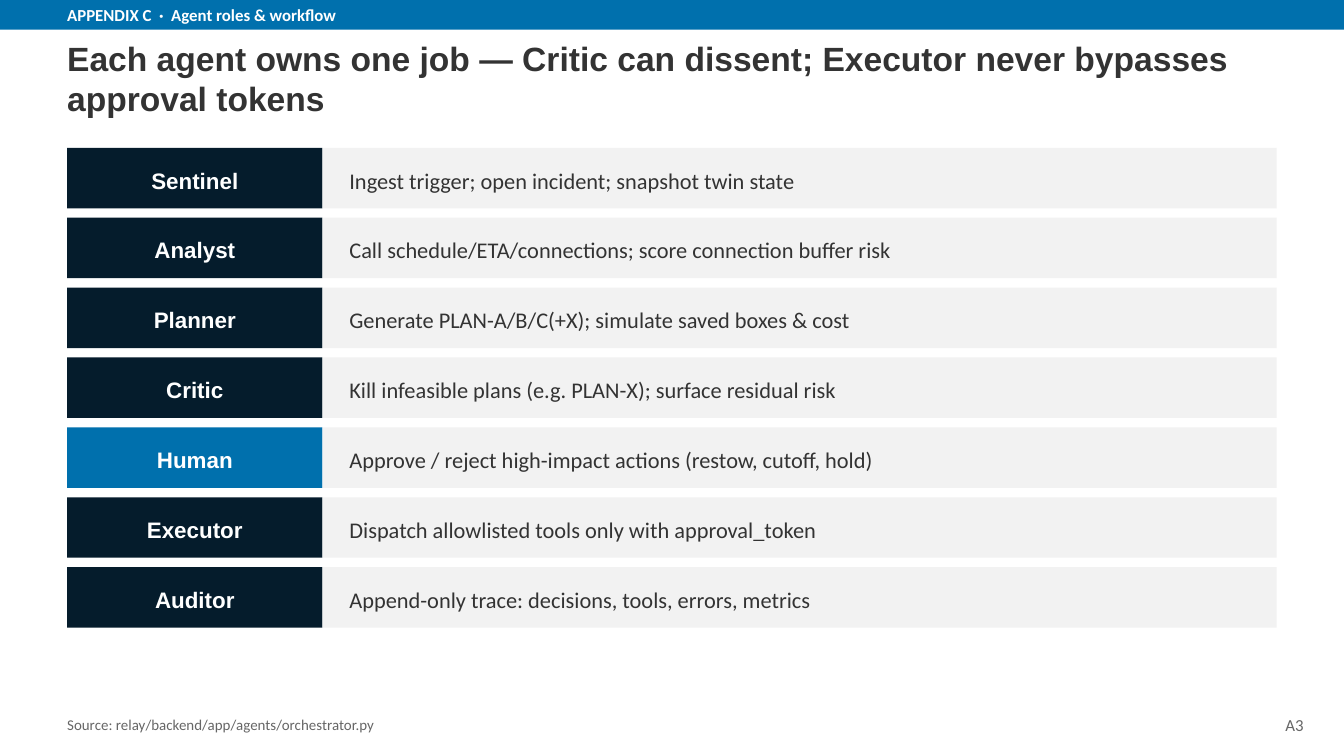
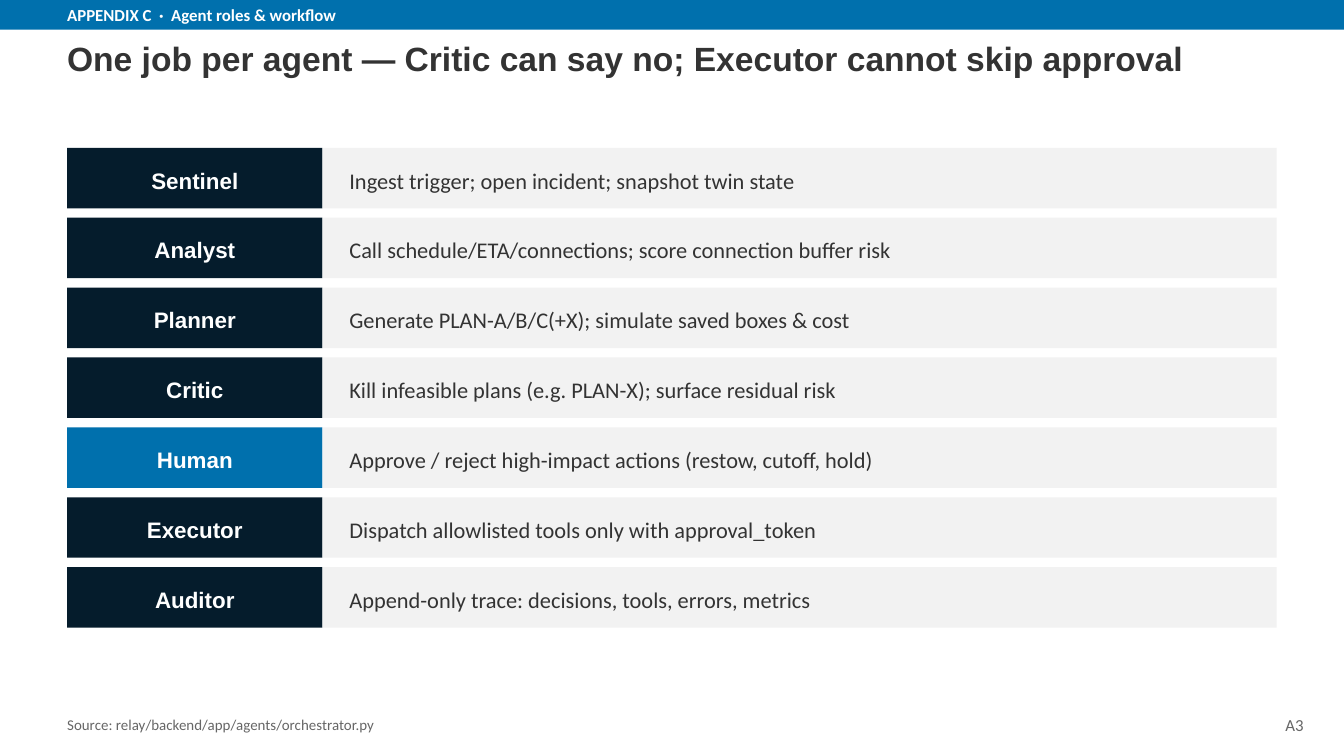
Before and after one commit to piyaphat38030/psa-relay, a slide deck: slide 13 of deliverables/RELAY_Presentation.pptx. Drawn at 1344x756 pixels with LibreOffice and Linux fonts; fonts in the diff are those of the drawing. Boxes give left, top, right and bottom in pixels: in the first picture for what was removed or moved away, otherwise in the second. Text is boxed around its words. In the diff, an @@ line names an element or a change of style, - is before the commit and + after.

```diff
--- a/deliverables/RELAY_Presentation.pptx
+++ b/deliverables/RELAY_Presentation.pptx
@@ text at (67, 46, 1183, 77): text changed @@
-Each agent owns one job — Critic can dissent; Executor never bypasses approval tokens
+One job per agent — Critic can say no; Executor cannot skip approval
```
Also in this commit, not shown: 13 other slides changed, 2 other files.
